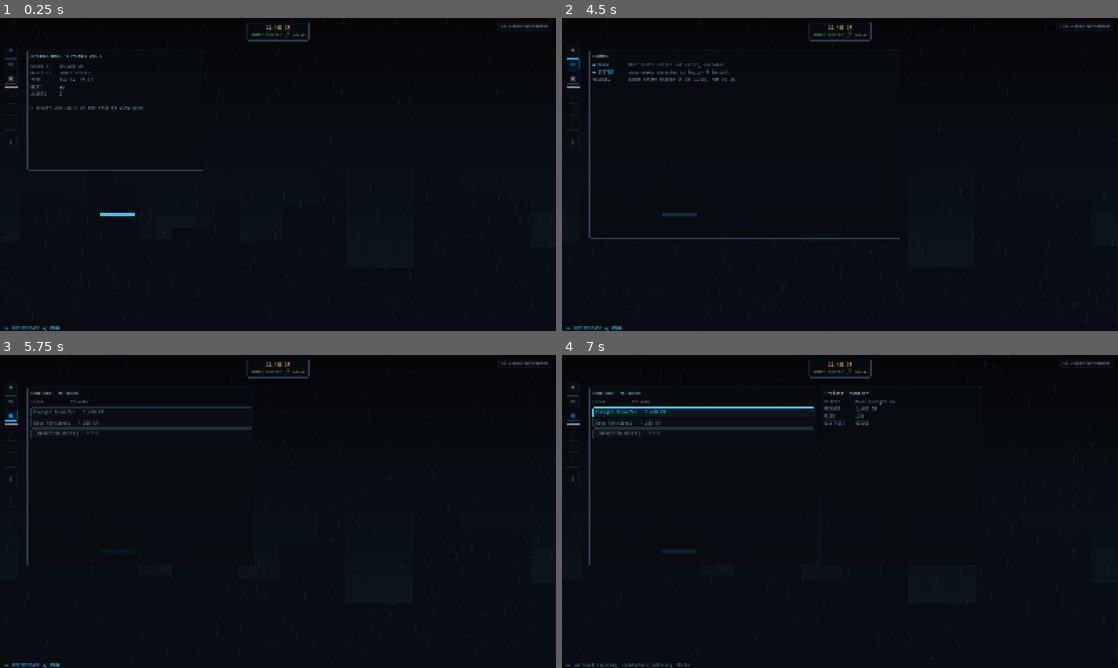
Above: before the commit, frames 1-4 (two rows, left to right).
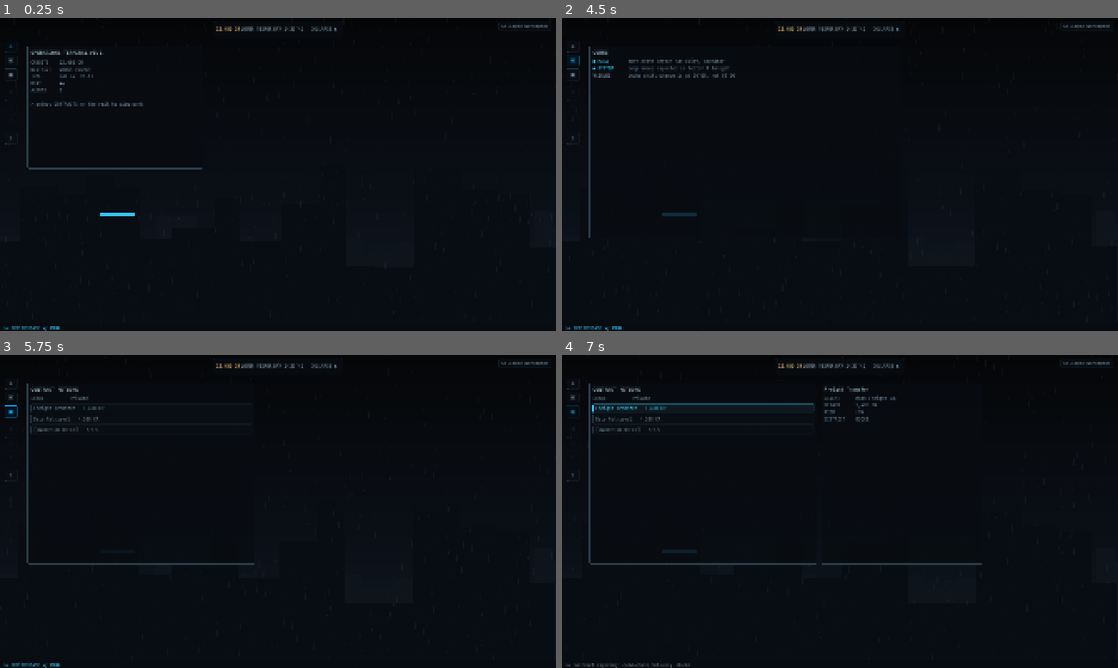
Above: after the commit, the same moments.

Repository: merlinbr/operator
Game: Godot game, scene res://scenes/main/main.tscn
Two runs of this game, one before a commit and one after it. Both use one fixed random seed, a clock stepped at 60 frames per second and the inputs below.
Inputs (mouse positions are in pixels of both pictures, inside the frame that each line leads up to):
- Up to frame 1 (0.25 s): no input
- Up to frame 2 (4.5 s): click (884, 30) at 0.5 s, where only the run after the commit has a clickable "COLLAPSE ▲"; click "Collapse Workspace" at 1.25 s; click (884, 30) at 2 s, where only the run after the commit has a clickable "EXPAND ▼"; click "Expand Workspace" at 2.75 s; click "◈" at 3.5 s; click "✉" at 4.25 s
- Up to frame 3 (5.75 s): click "▣" at 5 s
- Up to frame 4 (7 s): click "!" at 5.75 s; click "Freight Transfer 1,400 CR" at 6.5 s

The runs differ from the first frame. In frame 1, 1.7% of the frame differs, in the area x 0-61%, y 1-49%; in frame 2, 1.6%; in frame 3, 1.9%; in frame 4, 2.9%, in the area x 0-76%, y 1-68%.

Commit message:
feat: compose status chip with workspace action

Diff:
--- a/scenes/ui/status_chip.gd
+++ b/scenes/ui/status_chip.gd
@@ -1,12 +1,17 @@
 extends PanelContainer
-## Compact always-visible status chip: credits over district/clock.
+## Compact always-visible status and workspace action HUD.
+
+signal collapse_requested
 
 const GameStateScript := preload("res://autoload/game_state.gd")
 const COLOR_AMBER := Color(1.0, 0.82353, 0.47843)
 
 var _gs: Node
 var _credits_label: Label
-var _loc_label: Label
+var _district_label: Label
+var _day_label: Label
+var _time_label: Label
+var _collapse_button: Button
 
 func _ready() -> void:
 	_build_children()
@@ -18,16 +23,28 @@
 	if _credits_label != null:
 		return  # already built
 	theme_type_variation = &"StatusChip"
-	var vbox := VBoxContainer.new()
-	vbox.mouse_filter = Control.MOUSE_FILTER_IGNORE
-	add_child(vbox)
+	var row := HBoxContainer.new()
+	row.mouse_filter = Control.MOUSE_FILTER_IGNORE
+	add_child(row)
 	_credits_label = Label.new()
-	_credits_label.horizontal_alignment = HORIZONTAL_ALIGNMENT_CENTER
 	_credits_label.add_theme_color_override("font_color", COLOR_AMBER)
-	_loc_label = Label.new()
-	_loc_label.horizontal_alignment = HORIZONTAL_ALIGNMENT_CENTER
-	vbox.add_child(_credits_label)
-	vbox.add_child(_loc_label)
+	_district_label = Label.new()
+	_day_label = Label.new()
+	_time_label = Label.new()
+	row.add_child(_credits_label)
+	row.add_child(_district_label)
+	row.add_child(_day_label)
+	row.add_child(_time_label)
+	var spacer := Control.new()
+	spacer.size_flags_horizontal = Control.SIZE_EXPAND_FILL
+	row.add_child(spacer)
+	row.add_child(VSeparator.new())
+	_collapse_button = Button.new()
+	_collapse_button.name = "WorkspaceAction"
+	_collapse_button.flat = true
+	_collapse_button.focus_mode = Control.FOCUS_ALL
+	_collapse_button.pressed.connect(_on_workspace_action_pressed)
+	row.add_child(_collapse_button)
 
 func setup(gs: Node) -> void:
 	_build_children()
@@ -35,16 +52,30 @@
 	_gs.credits_changed.connect(_on_credits)
 	_gs.clock_changed.connect(_on_clock)
 	_gs.district_changed.connect(_on_district)
+	_gs.workspace_collapsed_changed.connect(_on_workspace_collapsed)
 	_on_credits(_gs.credits)
 	_on_clock(_gs.day, _gs.minute_of_day)
 	_on_district(_gs.district)
+	_on_workspace_collapsed(_gs.workspace_collapsed)
 
 func _on_credits(value: int) -> void:
 	_credits_label.text = GameStateScript.format_credits(value) + " CR"
 
-func _on_clock(day: int, minute_of_day: int) -> void:
-	_loc_label.text = "%s // %s" % [_gs.district, _gs.clock_text()]
-	_loc_label.tooltip_text = "DAY %d" % day
+func _on_clock(day: int, _minute_of_day: int) -> void:
+	_day_label.text = "DAY %d" % day
+	_time_label.text = _gs.clock_text()
 
 func _on_district(new_district: String) -> void:
-	_on_clock(_gs.day, _gs.minute_of_day)
+	_district_label.text = new_district
+
+func _on_workspace_action_pressed() -> void:
+	collapse_requested.emit()
+
+
+func _on_workspace_collapsed(collapsed: bool) -> void:
+	if collapsed:
+		_collapse_button.text = "EXPAND ▼"
+		_collapse_button.tooltip_text = "Expand workspace"
+	else:
+		_collapse_button.text = "COLLAPSE ▲"
+		_collapse_button.tooltip_text = "Collapse workspace"
--- a/tests/test_status_chip.gd
+++ b/tests/test_status_chip.gd
@@ -15,14 +15,43 @@
 	var labels: Array[Label] = []
 	for label in chip.find_children("*", "Label", true, false):
 		labels.append(label)
-	check(labels.size() == 2, "chip has two labels")
+	check(labels.size() == 4, "chip has four status labels")
 	check(labels[0].text == "12,480 CR", "credits label formatted — got '%s'" % labels[0].text)
-	check(labels[1].text.begins_with("LOWER VESPER // "), "district/clock label")
+	check(labels[1].text == "LOWER VESPER", "district label — got '%s'" % labels[1].text)
+	check(labels[2].text == "DAY 14", "day label — got '%s'" % labels[2].text)
+	check(labels[3].text == "23:41", "time label — got '%s'" % labels[3].text)
 
 	gs.add_credits(520)
 	check(labels[0].text == "13,000 CR", "credits label updates on signal")
+	gs.clock_changed.emit(27, 999)
+	check(labels[2].text == "DAY 27", "day label uses signal day — got '%s'" % labels[2].text)
+	check(labels[3].text == "23:41", "time label uses GameState clock — got '%s'" % labels[3].text)
 	gs.advance_minutes(19)
-	check(labels[1].text == "LOWER VESPER // 00:00", "clock label updates — got '%s'" % labels[1].text)
+	check(labels[2].text == "DAY 15", "day label updates on clock signal")
+	check(labels[3].text == "00:00", "time label updates on clock signal")
+	gs.district = "GLASS MARKET"
+	check(labels[1].text == "GLASS MARKET", "district label updates independently")
+
+	var action := chip.find_child("WorkspaceAction", true, false) as Button
+	check(action != null, "integrated workspace action exists")
+	check(action.text == "COLLAPSE ▲", "expanded action label")
+	check(action.tooltip_text == "Collapse workspace", "expanded action tooltip")
+	var requested := [false]
+	chip.collapse_requested.connect(func() -> void: requested[0] = true)
+	action.pressed.emit()
+	check(requested[0], "action emits collapse intent")
+
+	var initial_gs := GameStateScript.new()
+	initial_gs.workspace_collapsed = true
+	root.add_child(initial_gs)
+	var collapsed_chip := StatusChipScene.instantiate()
+	root.add_child(collapsed_chip)
+	collapsed_chip.setup(initial_gs)
+	var collapsed_action := collapsed_chip.find_child("WorkspaceAction", true, false) as Button
+	check(collapsed_action.text == "EXPAND ▼", "initially collapsed action label")
+	check(collapsed_action.tooltip_text == "Expand workspace", "initially collapsed action tooltip")
 
 	chip.queue_free()
 	gs.queue_free()
+	collapsed_chip.queue_free()
+	initial_gs.queue_free()
